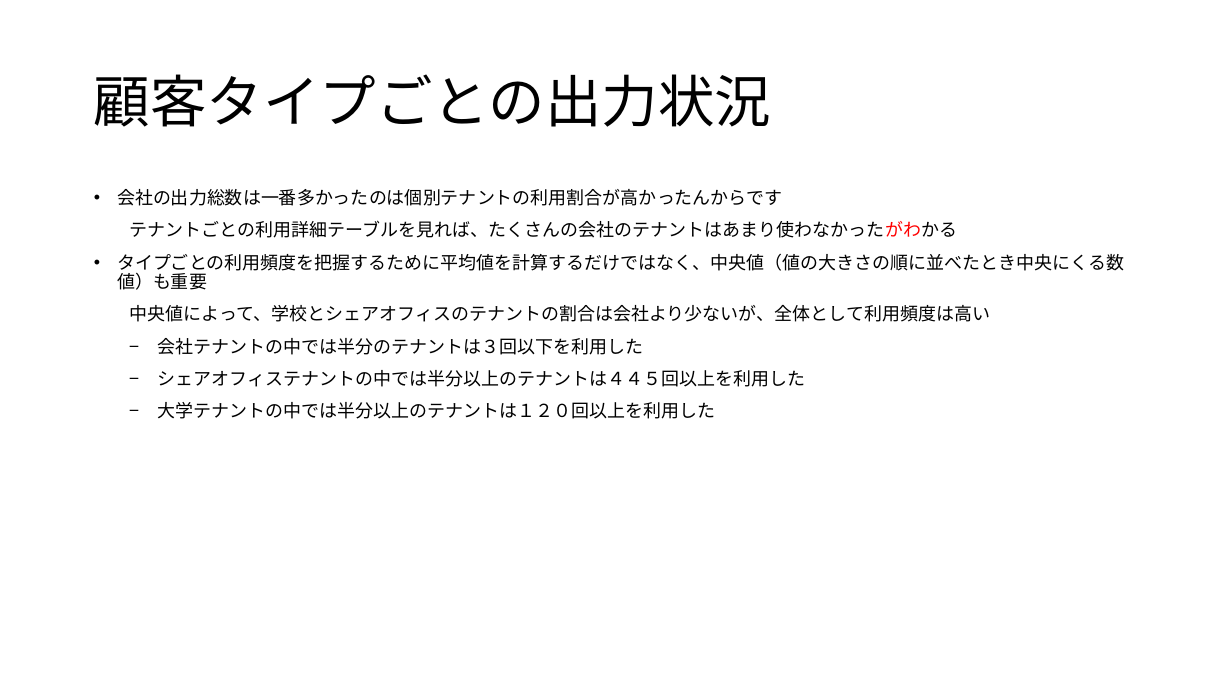
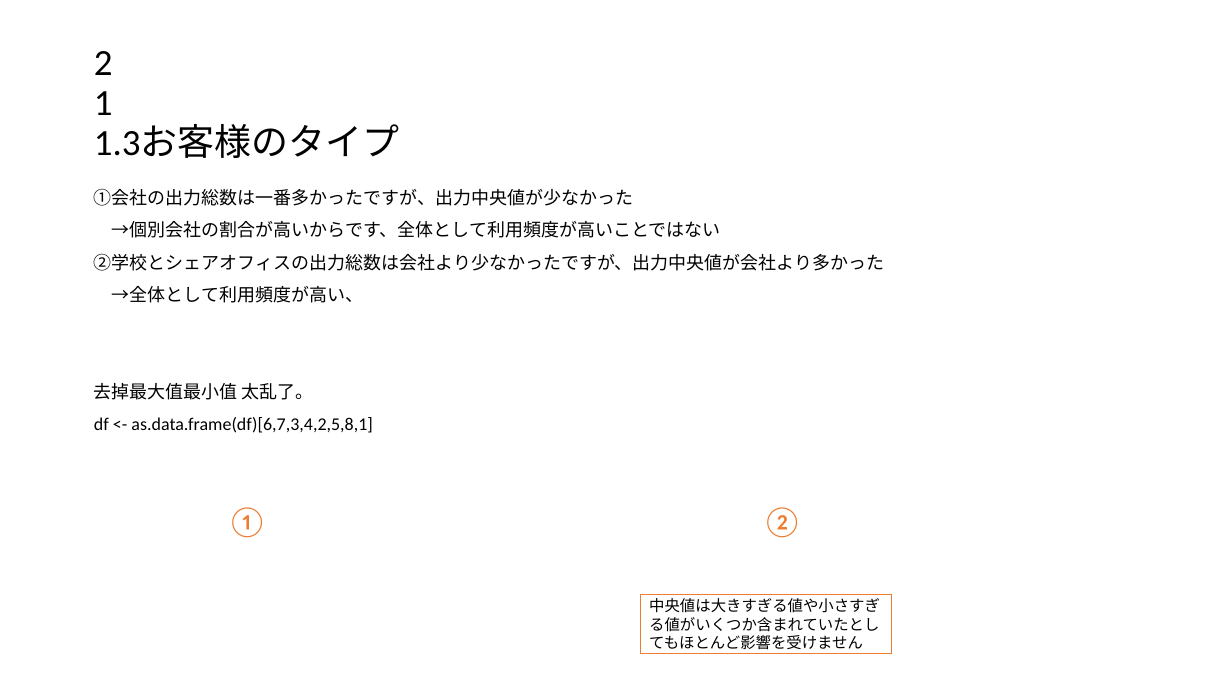
Before and after one commit to satiez/test, a slide deck: slide 7 of 報告.pptx (slide 5 before the commit). Drawn at 1232x693 pixels with LibreOffice and Linux fonts; fonts in the diff are those of the drawing. Boxes give left, top, right and bottom in pixels: in the first picture for what was removed or moved away, otherwise in the second. Text is boxed around its words. In the diff, an @@ line names an element or a change of style, - is before the commit and + after.

Commit message:
add
add

```diff
--- a/報告.pptx
+++ b/報告.pptx
@@ title at [94, 51, 399, 158]: text changed; size 44 to 28.8 pt @@
-顧客タイプごとの出力状況
+2
+1
+1.3お客様のタイプ
@@ text at [94, 189, 885, 433]: text changed @@
-• 会社の出力総数は一番多かったのは個別テナントの利用割合が高かったんからです
-テナントごとの利用詳細テーブルを見れば、たくさんの会社のテナントはあまり使わなかったがわかる
-• タイプごとの利用頻度を把握するために平均値を計算するだけではなく、中央値（値の大きさの順に並べたとき中央にくる数値）も重要
-中央値によって、学校とシェアオフィスのテナントの割合は会社より少ないが、全体として利用頻度は高い
-− 会社テナントの中では半分のテナントは３回以下を利用した
-− シェアオフィステナントの中では半分以上のテナントは４４５回以上を利用した
-− 大学テナントの中では半分以上のテナントは１２０回以上を利用した
+①会社の出力総数は一番多かったですが、出力中央値が少なかった
+→個別会社の割合が高いからです、全体として利用頻度が高いことではない
+②学校とシェアオフィスの出力総数は会社より少なかったですが、出力中央値が会社より多かった
+→全体として利用頻度が高い、
+去掉最大值最小值 太乱了。
+df <- as.data.frame(df)[6,7,3,4,2,5,8,1]
@@ text added at [227, 507, 268, 538], 24 pt, text #ED7D31 @@
+①
@@ text added at [762, 507, 803, 538], 24 pt, text #ED7D31 @@
+②
@@ rectangle added at [640, 594, 892, 653], fill #FFFFFF, outline #ED7D31 1 pt, 12 pt, text #000000 @@
+中央値は大きすぎる値や小さすぎる値がいくつか含まれていたとしてもほとんど影響を受けません
```
Also in this commit, not shown: 8 other slides changed, 3 slides added, 2 slides removed.
